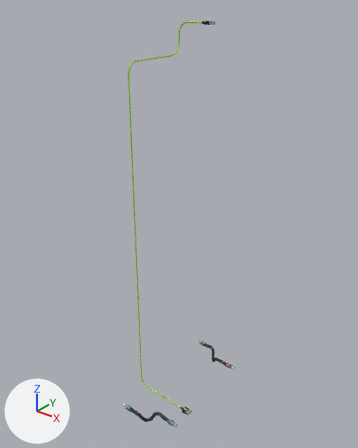
A saved change to the FBX model Art/GJ_PIPE&CABLE/runtime_exports/SM_GJ_Harness_03.fbx.
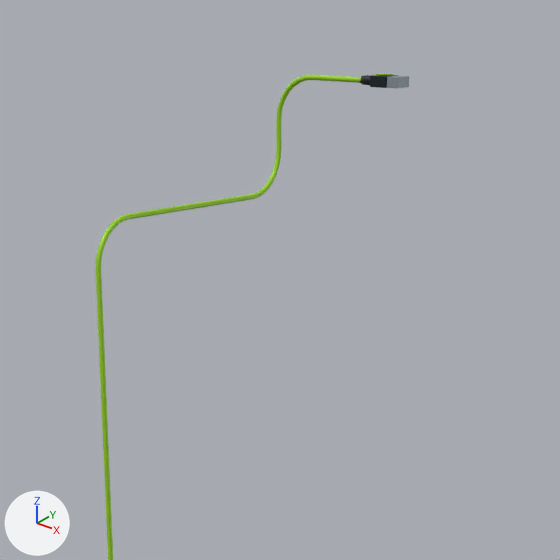
Each version is shown whole from a 50 mm camera at (0.479, -1.237, 2.034) aimed at (-0.516, 0.007, 1.263), then close up on the part from 28% to 72% of the width and 0% to 35% of the height. The axes (+X, +Y, +Z) are drawn at lower left. The lights are the same throughout. The first two pictures are the older version. Where no turn or scale is listed for an object, it has been applied to the vertices. Vertices at exactly the same position are counted once.

Objects in the first close-up: 'SM_GJ_Harness_03'.
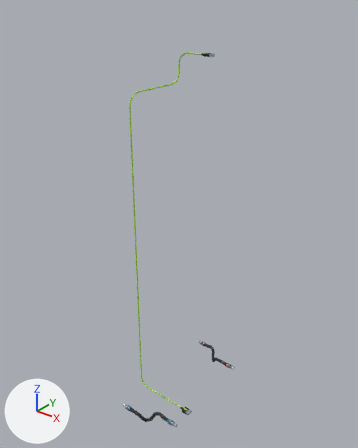
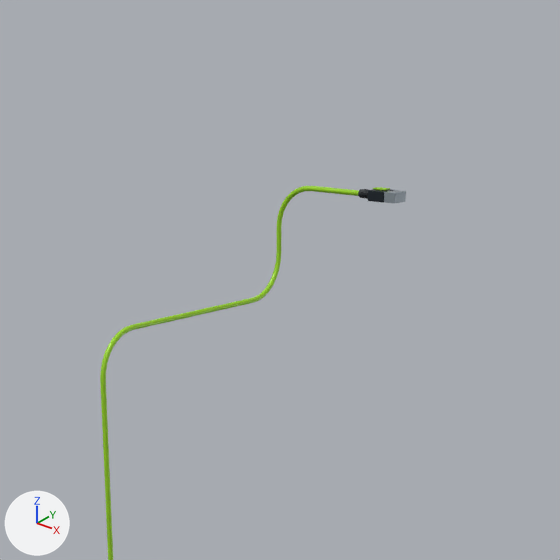
The newer file is also turned or shifted as a whole; pictures and numbers use the older file's frame.

Changed parts and their boxes [x1, y1, x2, y2] in the close-ups (560 x 560 px; the box of a moved part takes in the faces that stretch with it):
```json
{"object": "SM_GJ_Harness_03", "change": "reshaped", "before": [96, 73, 409, 560], "after": [100, 186, 406, 560]}
{"part": 1, "of": "me_r01_node04_supply_hose", "change": "moved or reshaped", "before": [387, 76, 409, 88], "after": [384, 190, 406, 203]}
{"part": 2, "of": "me_r01_node04_supply_hose", "change": "moved or reshaped", "before": [370, 75, 398, 88], "after": [368, 189, 393, 203]}
{"part": 3, "of": "me_r01_node04_supply_hose", "change": "moved or reshaped", "before": [376, 73, 393, 75], "after": [373, 187, 390, 190]}
{"part": 4, "of": "me_r01_node04_supply_hose", "change": "moved or reshaped", "before": [360, 76, 370, 85], "after": [358, 189, 368, 198]}
{"part": 5, "of": "me_r01_node04_supply_hose", "change": "moved or reshaped", "before": [96, 74, 361, 379], "after": [100, 186, 359, 379]}
```

Edits to the scene script, one JSON object a line:
```json
{"block": "me_r01_node04_supply_hose", "where": "# used by ob_sm_gj_harness_03; location = (0.0, 0.0, 0.0)"}
{"op": "remove", "block": "me_r01_node04_supply_hose", "code": "me_r01_node04_supply_hose.from_pydata(...)  # 4570 vertices, 8928 faces; spans x -0.617..-0.365, y -0.254..0.254, z 0.509..1.928"}
{"op": "add", "block": "me_r01_node04_supply_hose", "code": "me_r01_node04_supply_hose.from_pydata(...)  # 4570 vertices, 8928 faces; spans x -0.617..-0.365, y -0.254..0.254, z 0.509..1.833"}
{"block": "me_r01_node04_supply_hose", "change": "me_r01_node04_supply_hose part 1: the loose piece of 56 vertices spanning x -0.488..-0.476, y 0.122..0.139, z 1.917..1.927 is moved by (0.0, 0.0, -0.096)"}
{"block": "me_r01_node04_supply_hose", "change": "me_r01_node04_supply_hose part 2: the loose piece of 56 vertices spanning x -0.506..-0.488, y 0.122..0.14, z 1.917..1.927 is moved by (0.0, 0.0, -0.096)"}
{"block": "me_r01_node04_supply_hose", "change": "me_r01_node04_supply_hose part 3: the loose piece of 56 vertices spanning x -0.503..-0.491, y 0.127..0.135, z 1.927..1.928 is moved by (0.0, 0.0, -0.096)"}
{"block": "me_r01_node04_supply_hose", "change": "me_r01_node04_supply_hose part 4: the loose piece of 48 vertices spanning x -0.52..-0.506, y 0.127..0.135, z 1.918..1.926 is moved by (0.0, 0.0, -0.096)"}
{"block": "me_r01_node04_supply_hose", "change": "me_r01_node04_supply_hose part 5: 560 of 4570 vertices moved; they spanned x -0.617..-0.52, y -0.118..0.133, z 0.737..1.924 and now span x -0.617..-0.52, y -0.118..0.133, z 0.726..1.829; mean shift (0.0, 0.0, -0.088); largest move (-0.52, 0.13, 1.92) -> (-0.52, 0.13, 1.824)"}
{"block": "me_r01_node04_supply_hose", "change": "other edits to the shape of me_r01_node04_supply_hose do not show in these pictures"}
```
